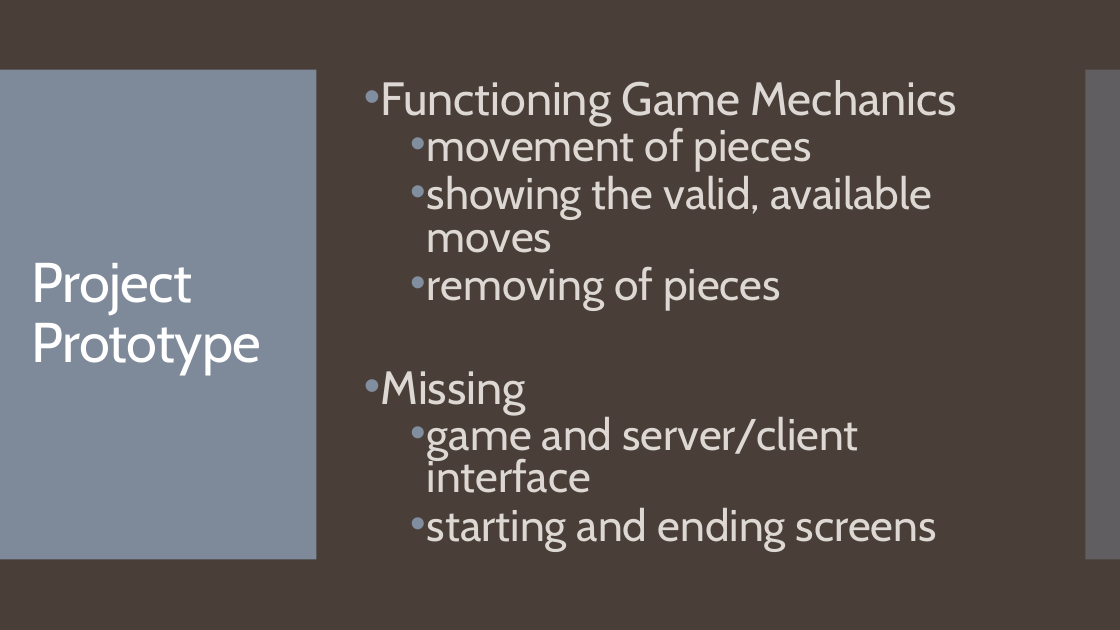
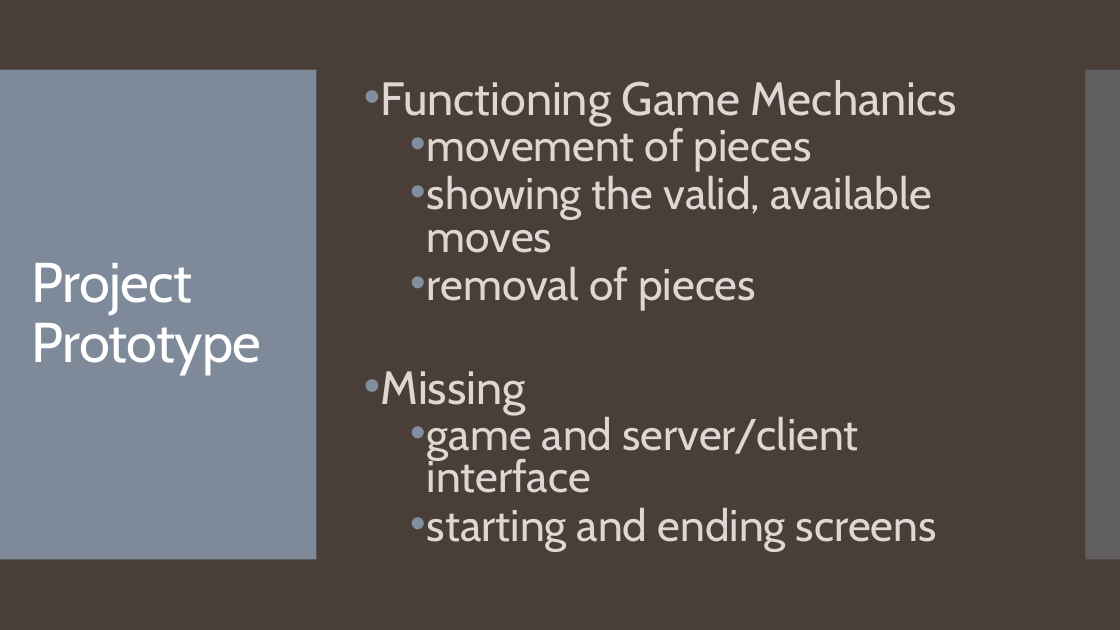
Before and after one commit to jmuoghalu/EECS448_P2PCheckers, a slide deck: slide 3 of presentation/EECS 448- Project 3 Presentation.pptx. Drawn at 1120x630 pixels with LibreOffice and Linux fonts; fonts in the diff are those of the drawing. Boxes give left, top, right and bottom in pixels: in the first picture for what was removed or moved away, otherwise in the second. Text is boxed around its words. In the diff, an @@ line names an element or a change of style, - is before the commit and + after.

```diff
--- a/presentation/EECS 448- Project 3 Presentation.pptx
+++ b/presentation/EECS 448- Project 3 Presentation.pptx
@@ text at (427, 267, 756, 311): text changed @@
-  • removing of pieces
+  • removal of pieces
```
Also in this commit, not shown: 8 other files.
